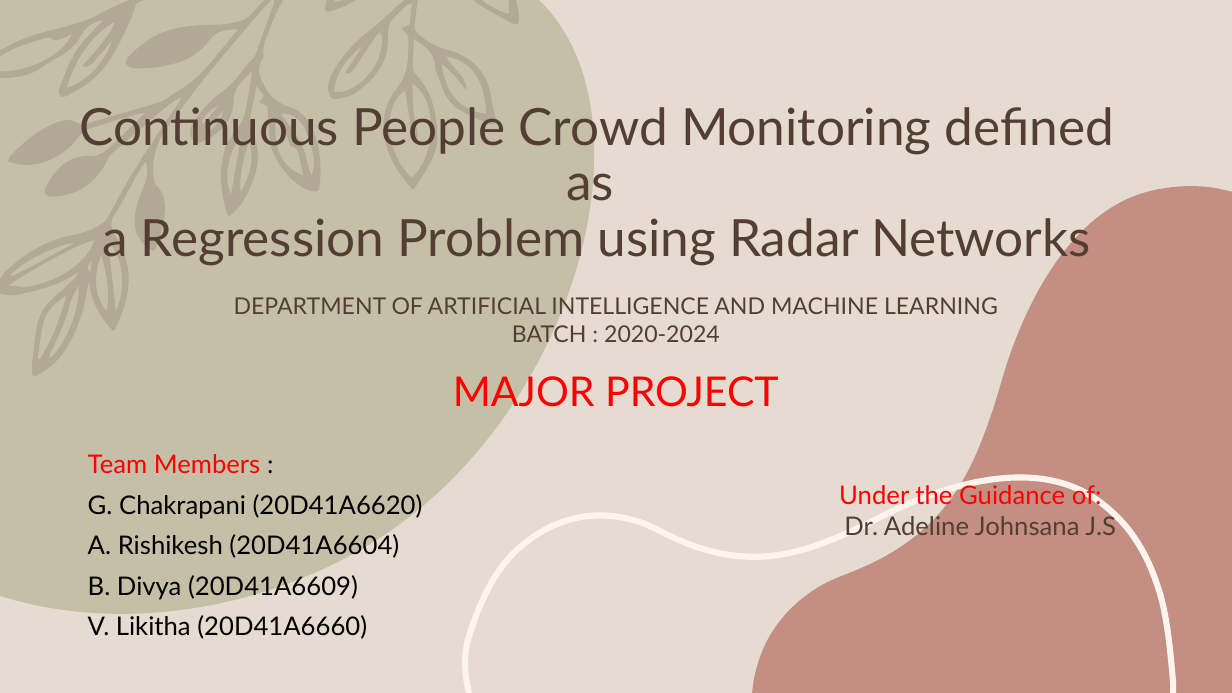
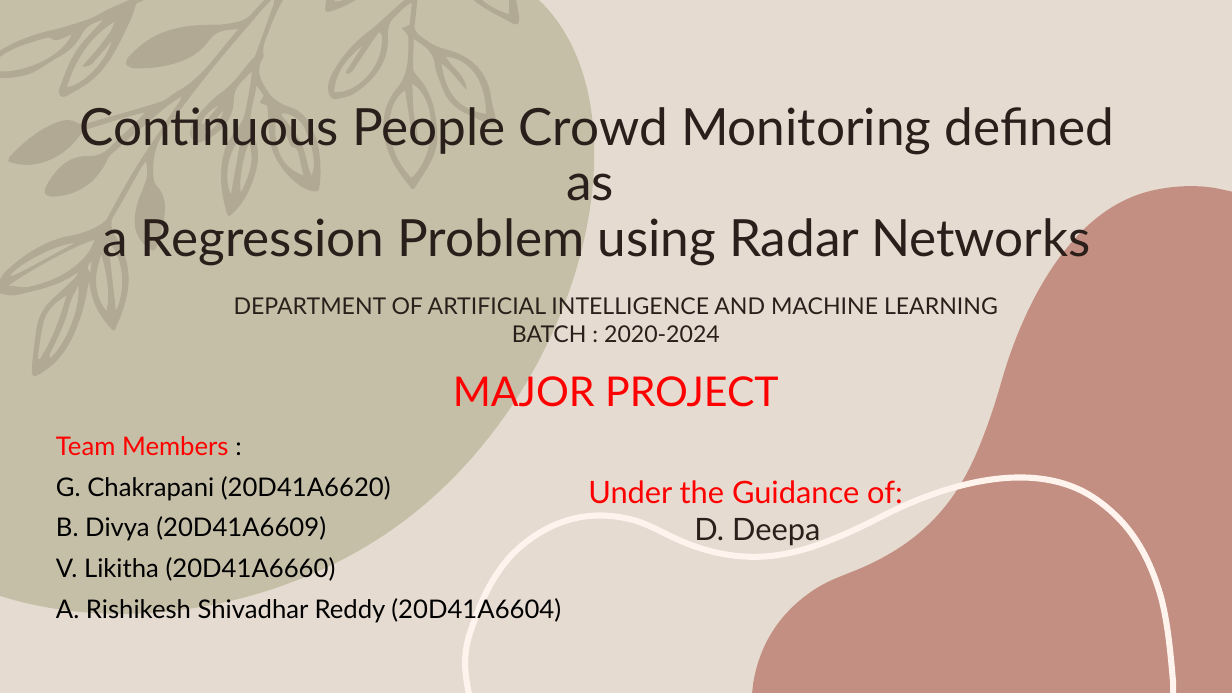
Before and after one commit to Chakrapani2122/Major-Project, a slide deck: slide 1 of Major Project.pptx. Drawn at 1232x693 pixels with LibreOffice and Linux fonts; fonts in the diff are those of the drawing. Boxes give left, top, right and bottom in pixels: in the first picture for what was removed or moved away, otherwise in the second. Text is boxed around its words. In the diff, an @@ line names an element or a change of style, - is before the commit and + after.

```diff
--- a/Major Project.pptx
+++ b/Major Project.pptx
@@ title "Continuous People Crowd Monitoring defined ..." at (x1=79, y1=107, x2=1114, y2=266): text colour #543E34 to #2A1F1A @@
@@ text at (x1=234, y1=297, x2=998, y2=342): text colour #543E34 to #2A1F1A in "DEPARTMENT OF ARTIFICIAL INTELLIGENCE AND MACHINE LEARNING", "BATCH : 2020-2024" @@
@@ subtitle "Team Members :" moved from (x1=88, y1=454, x2=423, y2=639) to (x1=56, y1=436, x2=561, y2=623) @@
@@ text "Under the Guidance of:" moved from (x1=839, y1=482, x2=1116, y2=540) to (x1=588, y1=480, x2=903, y2=546) @@
@@ text at (x1=588, y1=480, x2=903, y2=504): size 20 to 24 pt in "Under the Guidance of:" @@
@@ subtitle at (x1=88, y1=534, x2=399, y2=558): paragraph removed @@
-A. Rishikesh (20D41A6604)
@@ text at (x1=694, y1=518, x2=820, y2=546): text changed; size 20 to 24 pt; text colour #543E34 to #2A1F1A @@
-Dr. Adeline Johnsana J.S
+D. Deepa
@@ subtitle at (x1=56, y1=598, x2=561, y2=623): paragraph added @@
+A. Rishikesh Shivadhar Reddy (20D41A6604)
```
Also in this commit, not shown: 6 other slides changed, 1 other file.
